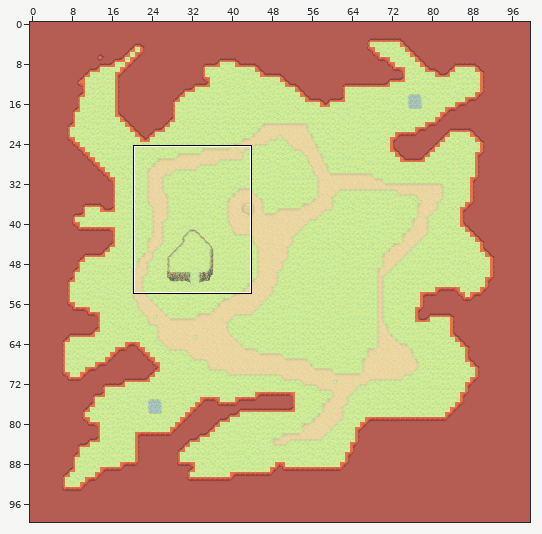
One commit to this Tiled map: src/main/resources/maps/testMap.tmx. Above, an overview of the earlier version with the close-up marked.
Close-up. The starting point:
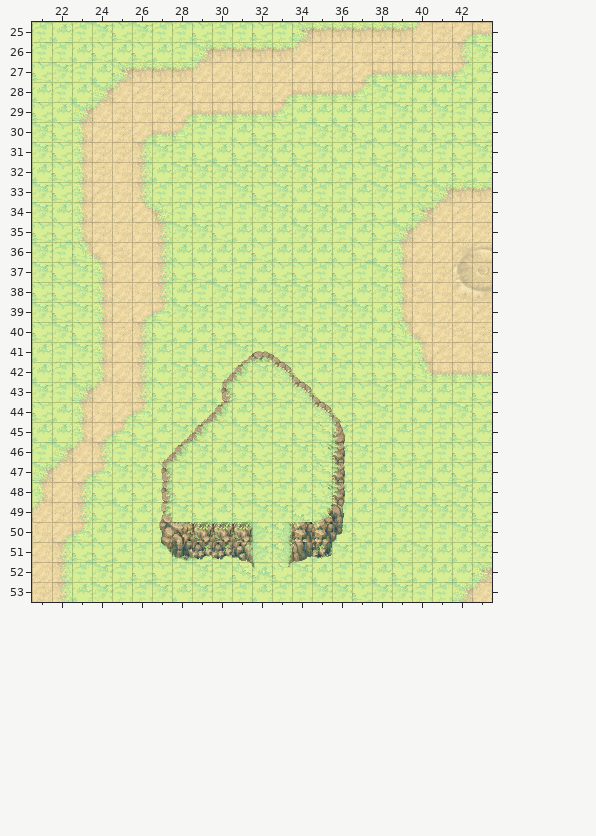
Cells are 32x32 px. Shown: x 21..43, y 25..53.
After the commit:
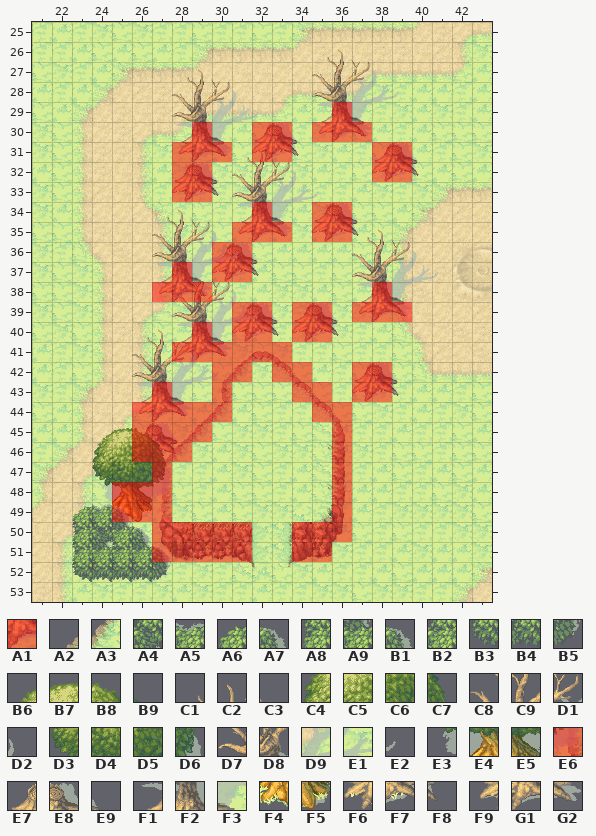
Key: from "collision_tiles": A1 0; from "grassland_cliff_tiles": A2 16, A3 17; from "grassland_objects": A4 18, A5 30, A6 45, A7 46, A8 59, A9 60, B1 61, B2 63, B3 73, B4 74, B5 75; from "grassland_trees": B6 21, B7 22, B8 23, B9 24, C1 37, C2 38, C3 39, C4 42, C5 43, C6 44, C7 45, C8 58, C9 59, D1 60, D2 61, D3 63, D4 64, D5 65, D6 66, D7 79, D8 80, D9 81, E1 82, E2 83, E3 84, E4 85, E5 86, E6 87, E7 97, E8 98, E9 99, F1 100, F2 101, F3 102, F4 106, F5 107, F6 118, F7 119, F8 120, F9 121, G1 122, G2 123.
__ is an empty cell.
Tiles replaced or removed in this view: A2, A3.
Tiles of an added or newly shown layer are drawn over the layers below it.
See-through tiles are keyed as they look on the map.
What changed:
Changed rows in their new state; .. is an unchanged cell.
Layer "UnderPlayer":
first column x 23:
29 .. .. .. .. .. .. .. .. .. .. .. .. .. F2 .. .. .. ..
30 .. .. .. .. .. .. F2 .. .. E7 E8 E9 F9 G1 G2 .. .. ..
31 .. .. .. .. .. F9 G1 G2 .. F6 F7 F8 .. .. .. E7 E8 E9
32 .. .. .. .. .. E7 E8 E9 .. .. .. .. .. .. .. F6 F7 F8
33 .. .. .. .. .. F6 F7 F8 .. .. .. .. .. .. .. .. .. ..
34 .. .. .. .. .. .. .. .. .. F2 .. .. E7 E8 E9 .. .. ..
35 .. .. .. .. .. .. .. .. F9 G1 G2 .. F6 F7 F8 .. .. ..
36 .. .. .. .. .. .. .. E7 E8 E9 .. .. .. .. .. .. .. ..
37 .. .. .. .. .. F2 .. F6 F7 F8 .. .. .. .. .. .. .. ..
38 .. .. .. .. F9 G1 G2 .. .. .. .. .. .. .. .. F2 .. ..
39 .. .. .. .. .. .. .. .. E7 E8 E9 E7 E8 E9 F9 G1 G2 ..
40 .. .. .. .. .. .. F2 .. F6 F7 F8 F6 F7 F8 .. .. .. ..
41 .. .. .. .. .. F9 G1 G2 .. .. .. .. .. .. .. .. .. ..
42 .. .. .. .. .. .. .. .. .. .. .. .. .. .. E7 E8 E9 ..
43 .. .. .. .. F2 .. .. .. .. .. .. .. .. .. F6 F7 F8 ..
44 .. .. .. F9 G1 G2 .. .. .. .. .. .. .. .. .. .. .. ..
45 .. .. .. E7 E8 E9 .. .. .. .. .. .. .. .. .. .. .. ..
46 .. .. .. .. F7 F8 .. .. .. .. .. .. .. .. .. .. .. ..
48 .. .. E4 E5 .. .. .. .. .. .. .. .. .. .. .. .. .. ..
49 .. .. F4 F5 .. .. .. .. .. .. .. .. .. .. .. .. .. ..
52 B3 B4 B4 B4 B5 .. .. .. .. .. .. .. .. .. .. .. .. ..
Layer "UnderPlayer2" (added):
first column x 27:
45 .. A2
46 A2 A3
47 D6 ..
Layer "OverPlayer":
first column x 23:
26 .. .. .. .. .. .. .. .. .. .. .. .. C1 C2 .. .. .. .. ..
27 .. .. .. .. .. C1 C2 .. .. .. .. .. C8 C9 D1 D2 .. .. ..
28 .. .. .. .. .. C8 C9 D1 D2 .. .. .. D7 D8 D9 E1 E2 .. ..
29 .. .. .. .. .. D7 D8 D9 E1 E2 .. .. F1 F2 F3 .. .. .. ..
30 .. .. .. .. .. F1 F2 F3 .. .. .. .. .. .. .. .. .. .. ..
31 .. .. .. .. .. .. .. .. C1 C2 C3 .. .. .. .. .. .. .. ..
32 .. .. .. .. .. .. .. .. C8 C9 D1 D2 .. .. .. .. .. .. ..
33 .. .. .. .. .. .. .. .. D7 D8 D9 E1 E2 .. .. .. .. .. ..
34 .. .. .. .. C1 C2 .. .. F1 F2 F3 .. .. .. .. .. .. .. ..
35 .. .. .. .. C8 C9 D1 D2 .. .. .. .. .. .. C1 C2 .. .. ..
36 .. .. .. .. D7 D8 D9 E1 E2 .. .. .. .. .. C8 C9 D1 D2 ..
37 .. .. .. .. F1 F2 F3 C3 .. .. .. .. .. .. D7 D8 D9 E1 E2
38 .. .. .. .. .. C8 C9 D1 D2 .. .. .. .. .. F1 F2 F3 .. ..
39 .. .. .. .. .. D7 D8 D9 E1 E2 .. .. .. .. .. .. .. .. ..
40 .. .. .. C1 C2 F1 F2 F3 .. .. .. .. .. .. .. .. .. .. ..
41 .. .. .. C8 C9 D1 D2 .. .. .. .. .. .. .. .. .. .. .. ..
42 .. .. .. D7 D8 D9 E1 E2 .. .. .. .. .. .. .. .. .. .. ..
43 .. .. .. F1 F2 F3 .. .. .. .. .. .. .. .. .. .. .. .. ..
45 .. B6 B7 B8 B9 .. .. .. .. .. .. .. .. .. .. .. .. .. ..
46 .. C4 C5 C6 .. .. .. .. .. .. .. .. .. .. .. .. .. .. ..
47 .. D3 D4 D5 D6 .. .. .. .. .. .. .. .. .. .. .. .. .. ..
48 .. E3 E4 E5 E6 .. .. .. .. .. .. .. .. .. .. .. .. .. ..
49 A6 A5 A7 .. .. .. .. .. .. .. .. .. .. .. .. .. .. .. ..
50 A8 A4 A9 A7 .. .. .. .. .. .. .. .. .. .. .. .. .. .. ..
51 A8 A9 B2 A9 B1 .. .. .. .. .. .. .. .. .. .. .. .. .. ..
52 B3 B4 B4 B4 B5 .. .. .. .. .. .. .. .. .. .. .. .. .. ..
Layer "OverPlayer2" (added):
first column x 27:
46 C7
Layer "Collisions":
first column x 25:
29 .. .. .. .. .. .. .. .. .. .. .. A1 .. .. ..
30 .. .. .. .. A1 .. .. A1 A1 .. A1 A1 A1 .. ..
31 .. .. .. A1 A1 A1 .. A1 A1 .. .. .. .. A1 A1
32 .. .. .. A1 A1 .. .. .. .. .. .. .. .. A1 A1
33 .. .. .. A1 A1 .. .. .. .. .. .. .. .. .. ..
34 .. .. .. .. .. .. .. A1 .. .. A1 A1 .. .. ..
35 .. .. .. .. .. .. A1 A1 A1 .. A1 A1 .. .. ..
36 .. .. .. .. .. A1 A1 .. .. .. .. .. .. .. ..
37 .. .. .. A1 .. A1 A1 .. .. .. .. .. .. .. ..
38 .. .. A1 A1 A1 .. .. .. .. .. .. .. .. A1 ..
39 .. .. .. .. .. .. A1 A1 .. A1 A1 .. A1 A1 A1
40 .. .. .. .. A1 .. A1 A1 .. A1 A1 .. .. .. ..
41 .. .. .. A1 A1 A1 A1 A1 A1 .. .. .. .. .. ..
42 .. .. .. .. .. A1 A1 .. A1 A1 .. .. A1 A1 ..
43 .. .. A1 .. .. A1 .. .. .. A1 A1 .. A1 A1 ..
44 .. A1 A1 A1 A1 A1 .. .. .. .. A1 A1 .. .. ..
45 .. A1 A1 A1 A1 .. .. .. .. .. .. A1 .. .. ..
46 .. A1 A1 A1 .. .. .. .. .. .. .. A1 .. .. ..
47 .. .. A1 .. .. .. .. .. .. .. .. A1 .. .. ..
48 A1 A1 A1 .. .. .. .. .. .. .. .. A1 .. .. ..
49 A1 A1 A1 .. .. .. .. .. .. .. .. A1 .. .. ..
50 .. .. A1 A1 A1 A1 A1 .. .. A1 A1 A1 .. .. ..
51 .. .. A1 A1 A1 A1 A1 .. .. A1 A1 .. .. .. ..
Pixel boxes of the changes (left, top, right, bottom) in both close-ups:
changed: (72, 49, 439, 582)
